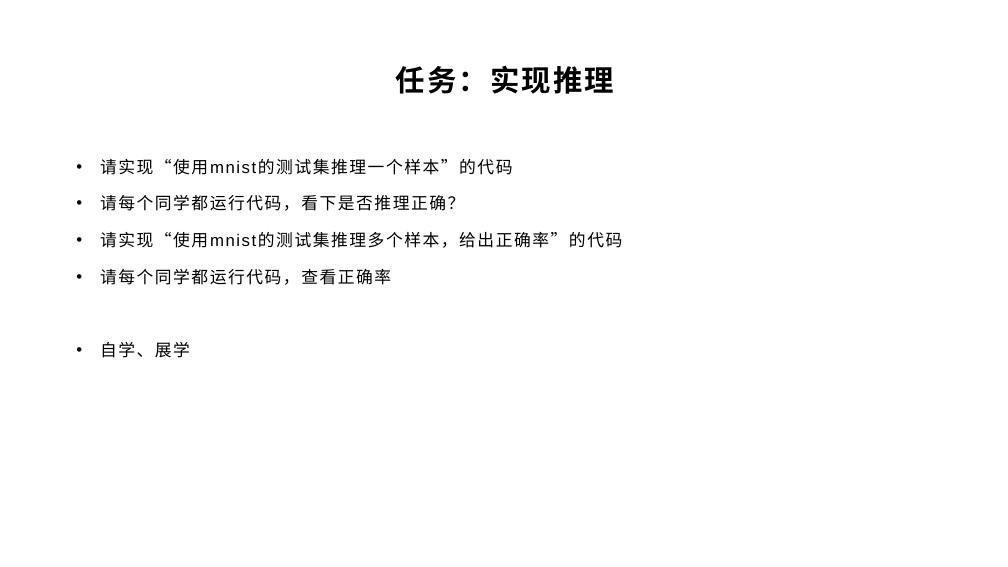
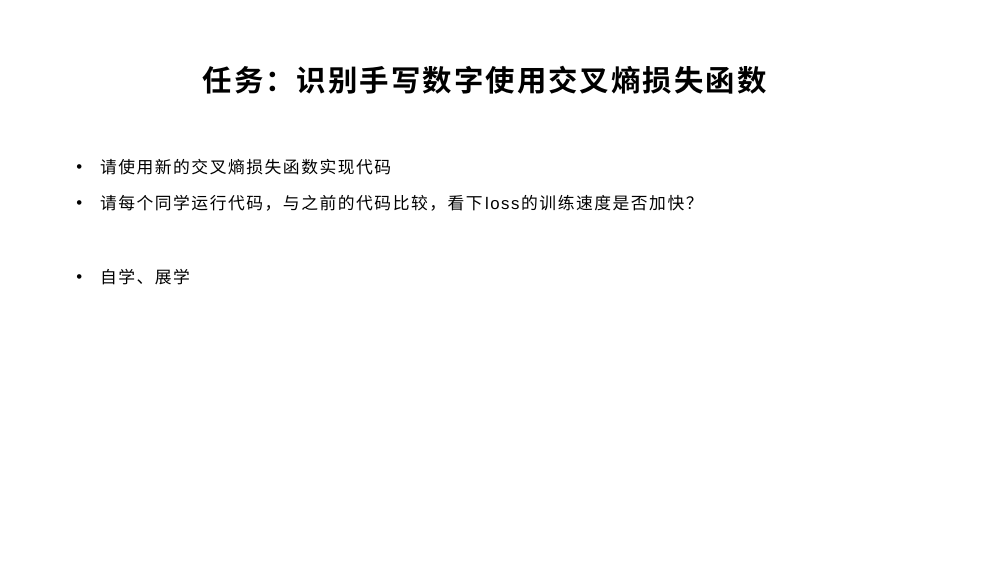
Before and after one commit to yyc-git/DeepLearningEdu, a slide deck: slide 15 of lessons/6_softmax/ppt/使用交叉熵损失函数和Softmax激活函数.pptx (slide 23 before the commit). Drawn at 1008x567 pixels with LibreOffice and Linux fonts; fonts in the diff are those of the drawing; background and template pictures are left out. Boxes give left, top, right and bottom in pixels: in the first picture for what was removed or moved away, otherwise in the second. Text is boxed around its words. In the diff, an @@ line names an element or a change of style, - is before the commit and + after.

```diff
--- a/lessons/6_softmax/ppt/使用交叉熵损失函数和Softmax激活函数.pptx
+++ b/lessons/6_softmax/ppt/使用交叉熵损失函数和Softmax激活函数.pptx
@@ title at (203, 66, 767, 94): text changed @@
-任务：实现推理
+任务：识别手写数字使用交叉熵损失函数
@@ text at (100, 159, 703, 211): text changed @@
-• 请实现“使用mnist的测试集推理一个样本”的代码
-• 请每个同学都运行代码，看下是否推理正确？
-• 请实现“使用mnist的测试集推理多个样本，给出正确率”的代码
-• 请每个同学都运行代码，查看正确率
+• 请使用新的交叉熵损失函数实现代码
+• 请每个同学运行代码，与之前的代码比较，看下loss的训练速度是否加快？
```
Also in this commit, not shown: 11 other slides changed, 9 slides added, 11 slides removed, 1 other file.
